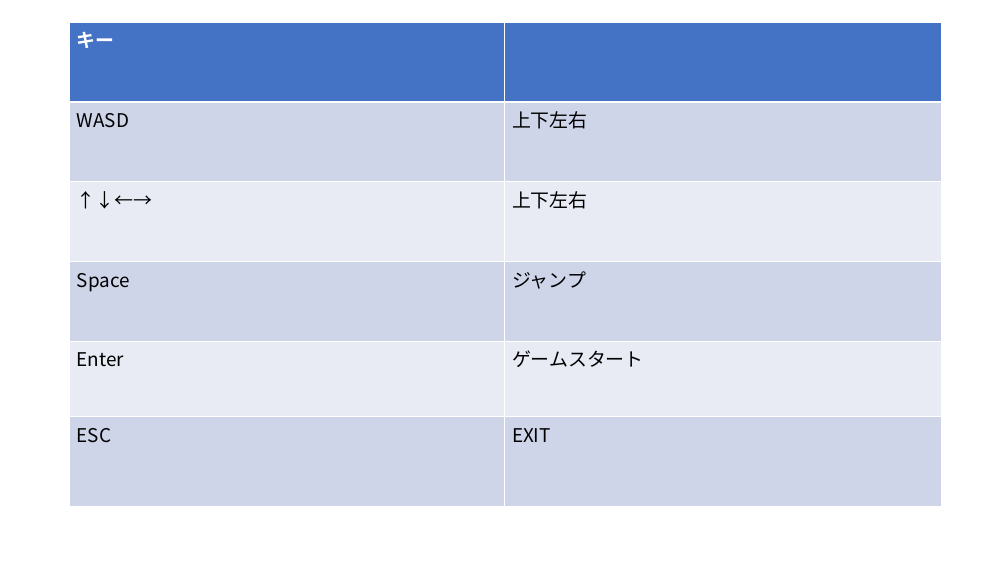
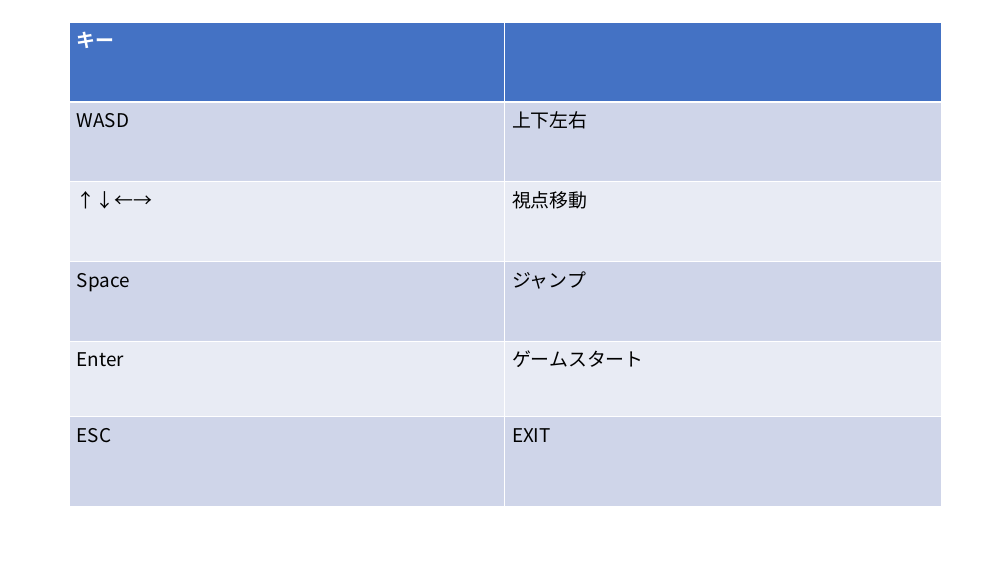
Before and after one commit to 2022Game/01Awamura, a slide deck: slide 5 of 3DLv2_2023_vs2019_Game/Plan/超開王企画書.pptx. Drawn at 1008x567 pixels with LibreOffice and Linux fonts; fonts in the diff are those of the drawing. Boxes give left, top, right and bottom in pixels: in the first picture for what was removed or moved away, otherwise in the second. Text is boxed around its words. In the diff, an @@ line names an element or a change of style, - is before the commit and + after.

```diff
--- a/3DLv2_2023_vs2019_Game/Plan/超開王企画書.pptx
+++ b/3DLv2_2023_vs2019_Game/Plan/超開王企画書.pptx
@@ table at [70,22,942,496] @@
-row 3, column 2: 上下左右
+row 3, column 2: 視点移動
```
Also in this commit, not shown: 1 other file.
